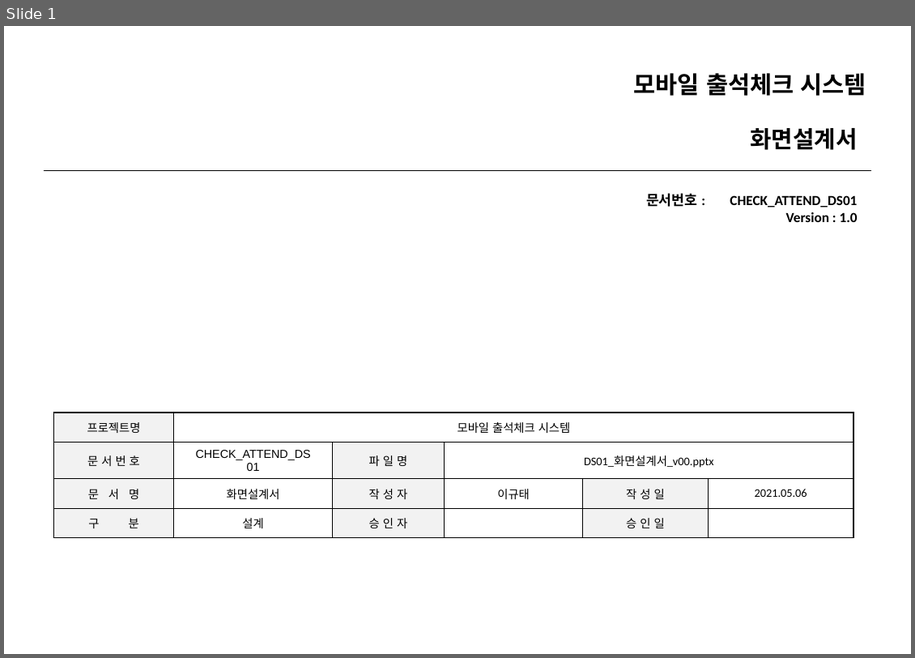
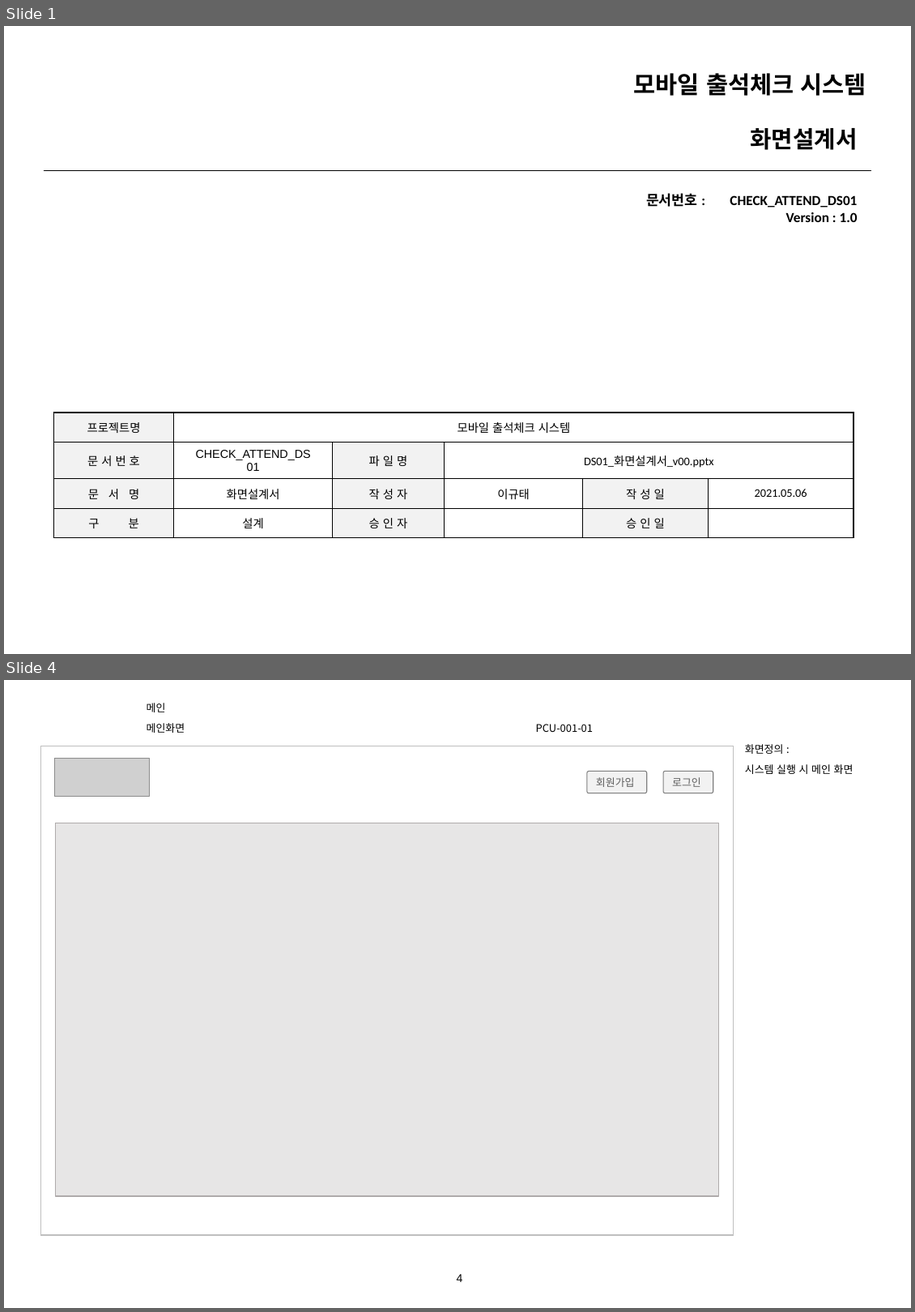
Before and after one commit to lgt9875/Idino-Project, a slide deck: DS02_화면설계서_v1.0.pptx. Shown one above the other, each under a label of ours: slide 1 before the commit, slides 1 and 4 after it; the slides between them are not shown. The pictures are 915x658 and 915x1312 pixels, drawn with LibreOffice and Linux fonts; fonts in the diff are those of the drawing; grey boxes stand for pictures; background and template pictures are left out. Boxes give left, top, right and bottom in pixels: in the first picture for what was removed or moved away, otherwise in the second. Text is boxed around its words. In the diff, an @@ line names an element or a change of style, - is before the commit and + after.

```diff
--- a/DS02_화면설계서_v1.0.pptx
+++ b/DS02_화면설계서_v1.0.pptx
@@ slide 4 added at box(4, 680, 911, 1308), background #FFFFFF @@
@@ text added at box(147, 703, 166, 712), 9 pt, text #000000 @@
+메인
@@ text added at box(147, 723, 185, 733), 9 pt, text #000000 @@
+메인화면
@@ text added at box(536, 724, 593, 732), 9 pt, text #000000 @@
+PCU-001-01
@@ rectangle added at box(41, 746, 734, 1236), outline #BFBFBF 0.75 pt @@
@@ text added at box(745, 744, 854, 774), 9 pt, text #000000 @@
+화면정의 :
+시스템 실행 시 메인 화면
@@ picture added at box(54, 759, 150, 797) @@
@@ rounded rectangle added at box(587, 772, 646, 793), fill #F2F2F2, outline #808080 0.75 pt, 9 pt, text #5F5F5F @@
+회원가입
@@ rounded rectangle added at box(664, 772, 714, 793), fill #F2F2F2, outline #808080 0.75 pt, 9 pt, text #5F5F5F @@
+로그인
@@ rectangle added at box(55, 823, 718, 1197), fill #E7E6E6, outline #AFABAB 1 pt @@
@@ page number added at box(457, 1274, 463, 1282), 9.8 pt, text #000000 @@
+4
```
Also in this commit, not shown: 2 slides changed, 3 other slides added, 28 slides removed, 1 other file.
